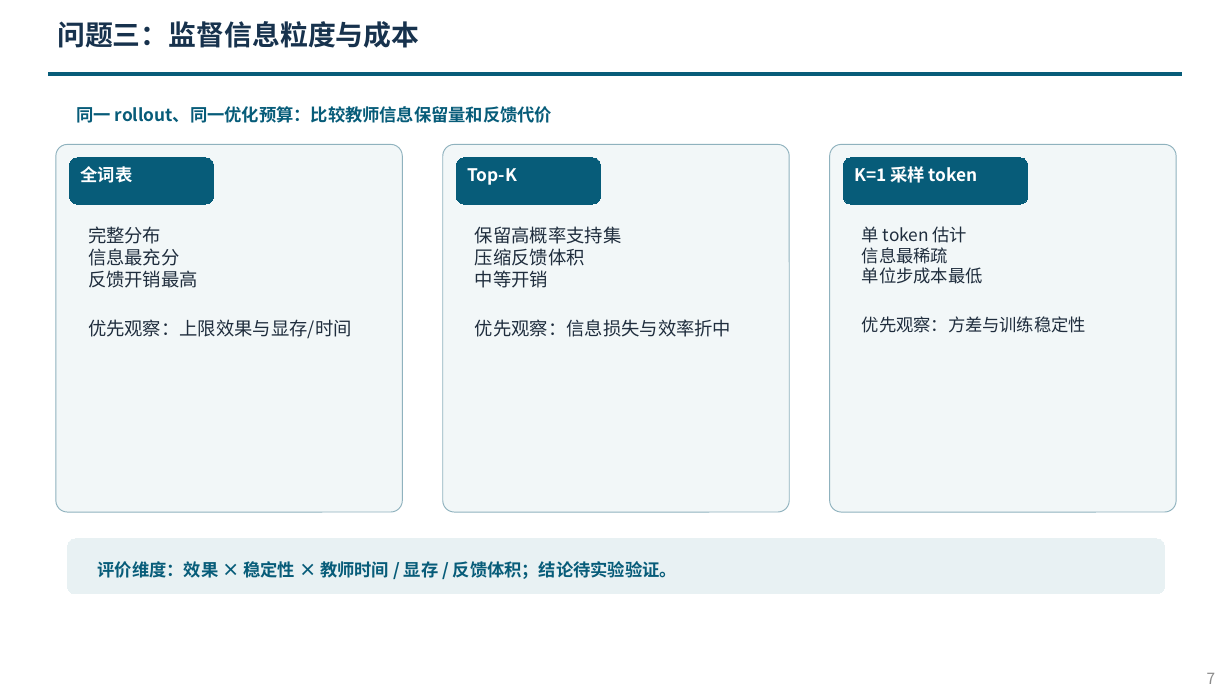
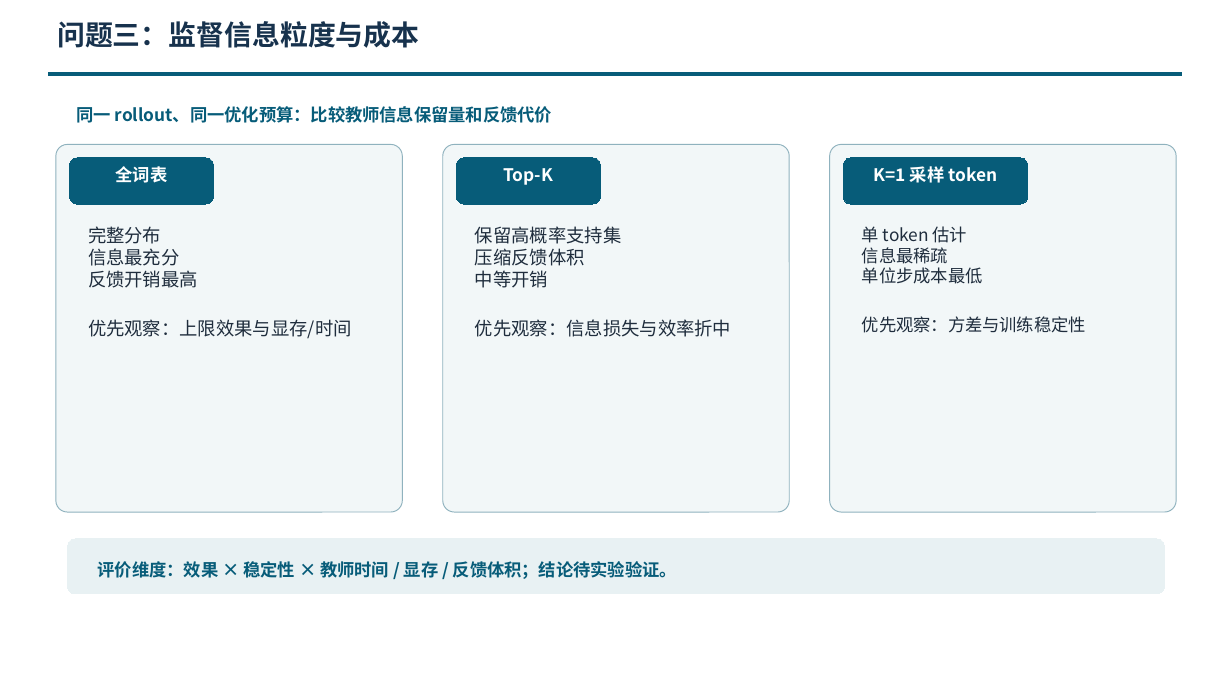
Before and after one commit to ziqizhang200/on-policy-distill-comparation, a slide deck: slide 7 of Papers/output/presentation/开题答辩PPT-在线策略蒸馏-20260927.pptx. Drawn at 1232x693 pixels with LibreOffice and Linux fonts; fonts in the diff are those of the drawing; background and template pictures are left out. Boxes give left, top, right and bottom in pixels: in the first picture for what was removed or moved away, otherwise in the second. Text is boxed around its words. In the diff, an @@ line names an element or a change of style, - is before the commit and + after.

```diff
--- a/Papers/output/presentation/开题答辩PPT-在线策略蒸馏-20260927.pptx
+++ b/Papers/output/presentation/开题答辩PPT-在线策略蒸馏-20260927.pptx
@@ alignment left to centre in 3 elements at [69, 158, 213, 204], [457, 158, 601, 204], [843, 158, 1028, 204] @@
@@ text "7" at [947, 665, 1225, 693]: size 12 to 13.5 pt, text colour #8C8C8C to #FFFFFF, bold on @@
```
Also in this commit, not shown: 9 other slides changed.
